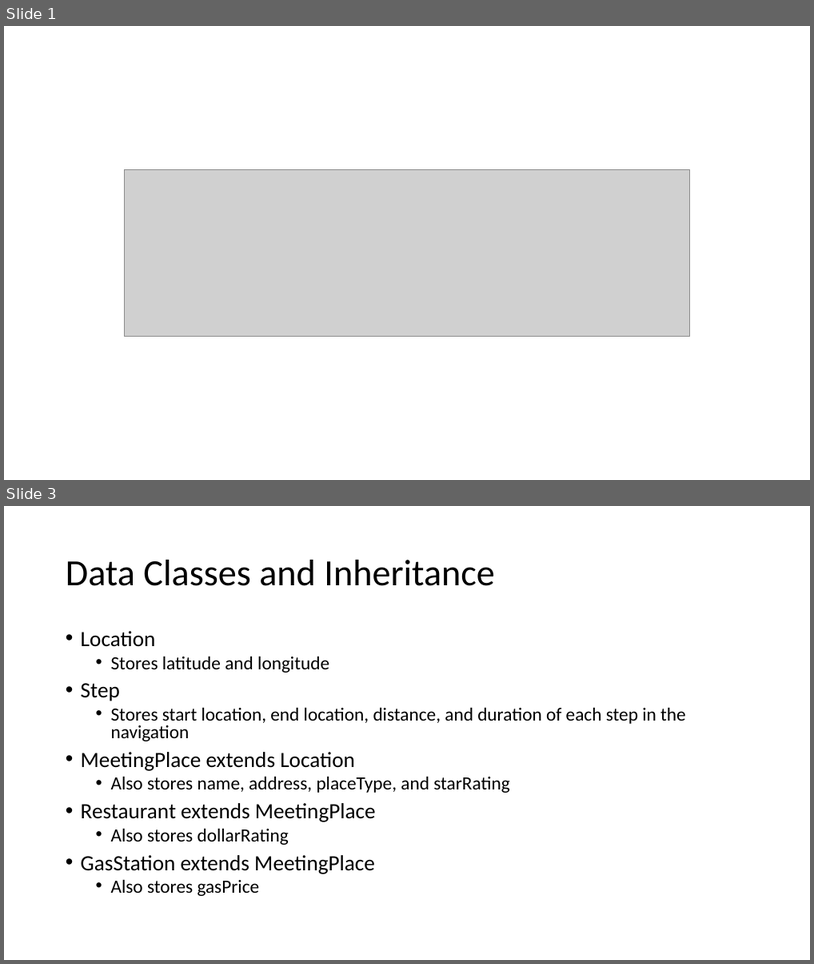
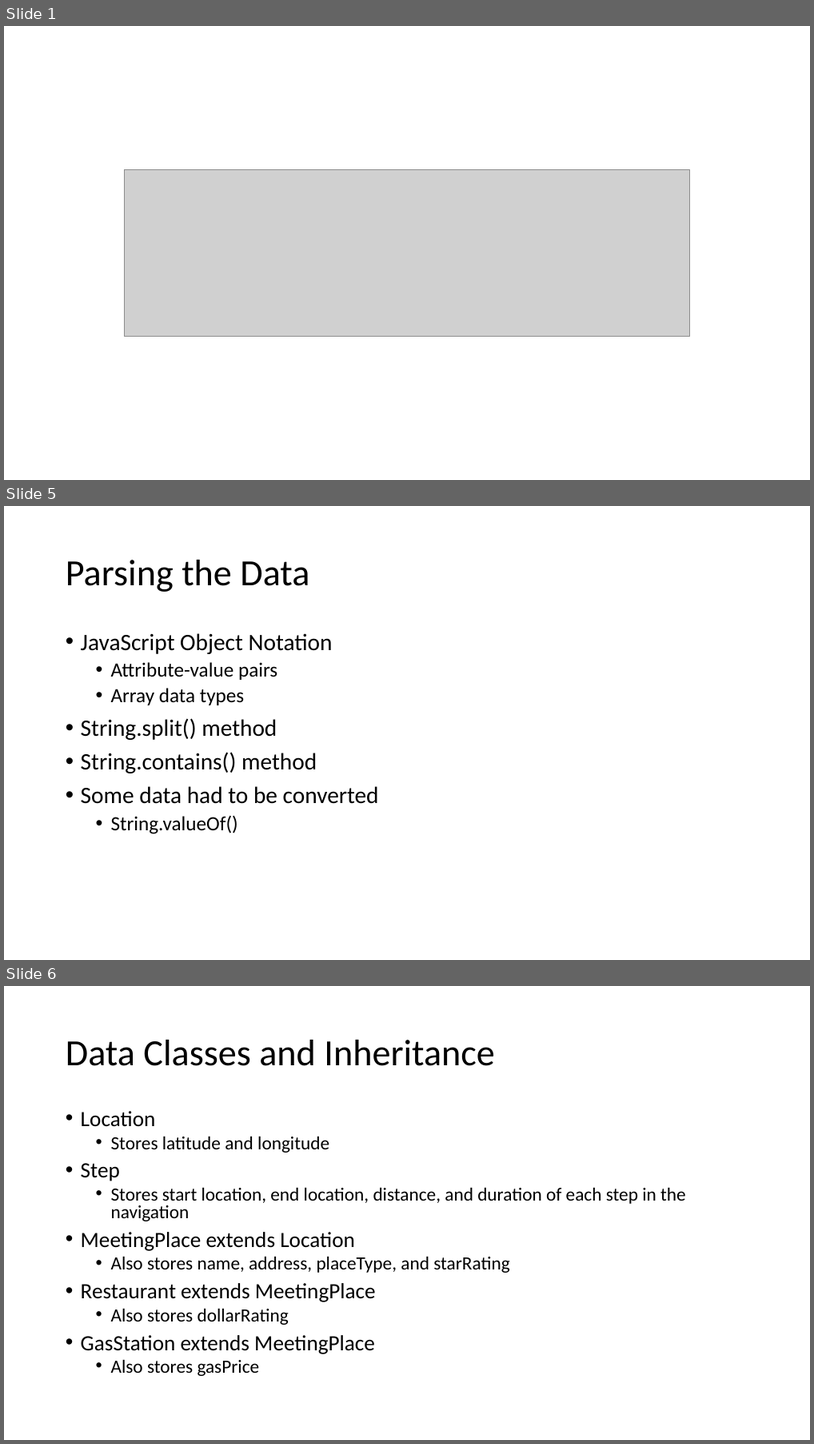
Before and after one commit to CoconutMage/CS211GroupProject, a slide deck: CS 211 Presentation.pptx. Shown one above the other, each under a label of ours: slides 1 and 3 before the commit, slides 1, 5 and 6 after it; the slides between them are not shown. The pictures are 814x964 and 814x1444 pixels, drawn with LibreOffice and Linux fonts; fonts in the diff are those of the drawing; grey boxes stand for pictures; background and template pictures are left out. Boxes give left, top, right and bottom in pixels: in the first picture for what was removed or moved away, otherwise in the second. Text is boxed around its words. In the diff, an @@ line names an element or a change of style, - is before the commit and + after.

```diff
--- a/CS 211 Presentation.pptx
+++ b/CS 211 Presentation.pptx
@@ slide 5 added at (4, 506, 810, 960), background picture (left out) @@
@@ title added at (66, 560, 310, 592), 44 pt, text #000000 @@
+Parsing the Data
@@ text added at (81, 633, 379, 834), 28 pt, text #000000 @@
+• JavaScript Object Notation
+  • Attribute-value pairs
+  • Array data types
+• String.split() method
+• String.contains() method
+• Some data had to be converted
+  • String.valueOf()
@@ what was slide 3 is now slide 6 @@
```
Also in this commit, not shown: 1 slide changed, 2 other slides added.
